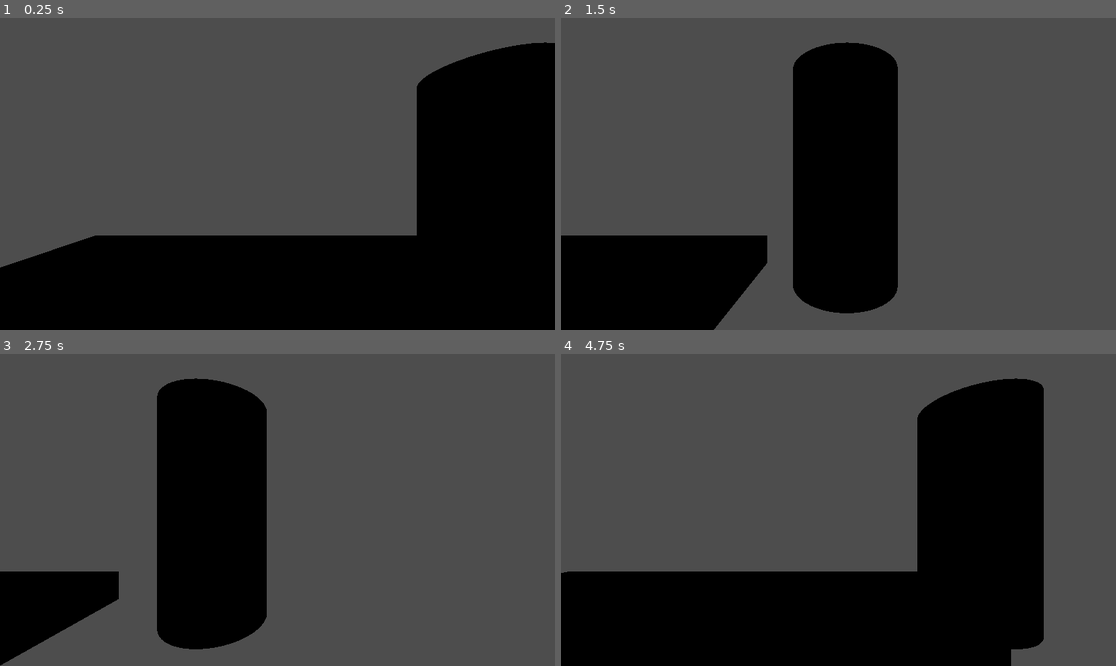
Above: before the commit, frames 1-4 (two rows, left to right).
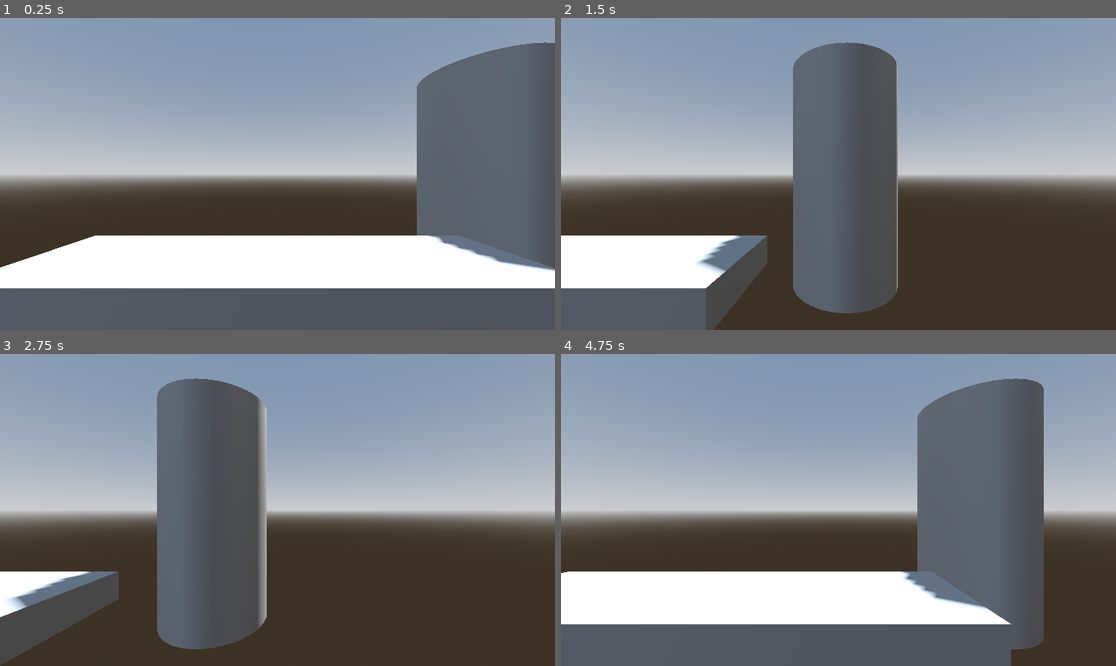
Above: after the commit, the same moments.

Repository: AKtomik/food-truc
Game: Godot game, scene res://scenes/main.tscn
Two runs of this game, one before a commit and one after it. Both use one fixed random seed, a clock stepped at 60 frames per second and the inputs below.
Inputs:
- Up to frame 1 (0.25 s): no input
- Up to frame 2 (1.5 s): tap Enter at 0.5 s; tap Space (sidestep) at 0.6, 1.35 s
- Up to frame 3 (2.75 s): tap Space (sidestep) at 2.1 s
- Up to frame 4 (4.75 s): tap Space (sidestep) at 2.85, 3.6, 4.35 s

The runs differ from the first frame. In frame 1, 98% of the frame differs, in the area x 0-100%, y 0-100%; in frame 2, 97%; in frame 3, 98%; in frame 4, 98%.

Commit message:
add envi and light

Diff:
--- a/scenes/main.tscn
+++ b/scenes/main.tscn
@@ -2,6 +2,18 @@
 
 [ext_resource type="Script" uid="uid://bgl0mslrqxo1g" path="res://scripts/main.gd" id="1_o5qli"]
 [ext_resource type="Script" uid="uid://bqqrghgncs33e" path="res://scenes/camera_3d.gd" id="2_0wfyh"]
+
+[sub_resource type="ProceduralSkyMaterial" id="ProceduralSkyMaterial_0wfyh"]
+sky_horizon_color = Color(0.66224277, 0.6717428, 0.6867428, 1)
+ground_horizon_color = Color(0.66224277, 0.6717428, 0.6867428, 1)
+
+[sub_resource type="Sky" id="Sky_sugp2"]
+sky_material = SubResource("ProceduralSkyMaterial_0wfyh")
+
+[sub_resource type="Environment" id="Environment_jyhfs"]
+background_mode = 2
+sky = SubResource("Sky_sugp2")
+tonemap_mode = 2
 
 [sub_resource type="BoxMesh" id="BoxMesh_o5qli"]
 
@@ -9,6 +21,13 @@
 
 [node name="Main" type="Node3D" unique_id=1955109357]
 script = ExtResource("1_o5qli")
+
+[node name="WorldEnvironment" type="WorldEnvironment" parent="." unique_id=821951666]
+environment = SubResource("Environment_jyhfs")
+
+[node name="DirectionalLight3D" type="DirectionalLight3D" parent="." unique_id=1651442703]
+transform = Transform3D(-0.8660254, -0.43301278, 0.25, 0, 0.49999997, 0.86602545, -0.50000006, 0.75, -0.43301266, 0, 0, 0)
+shadow_enabled = true
 
 [node name="Player" type="Node3D" parent="." unique_id=960234431]
 transform = Transform3D(1, 0, 0, 0, 1, 0, 0, 0, 1, 0, 0.3458111, 0)
